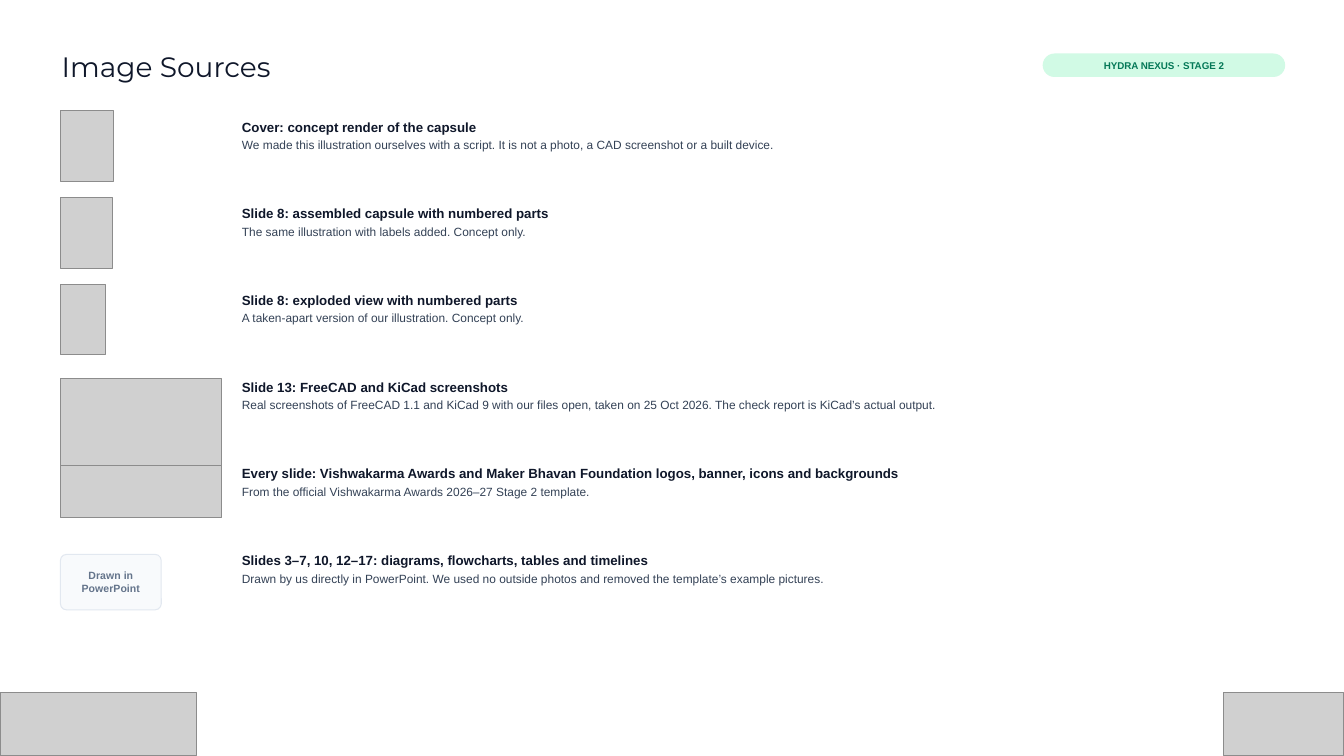
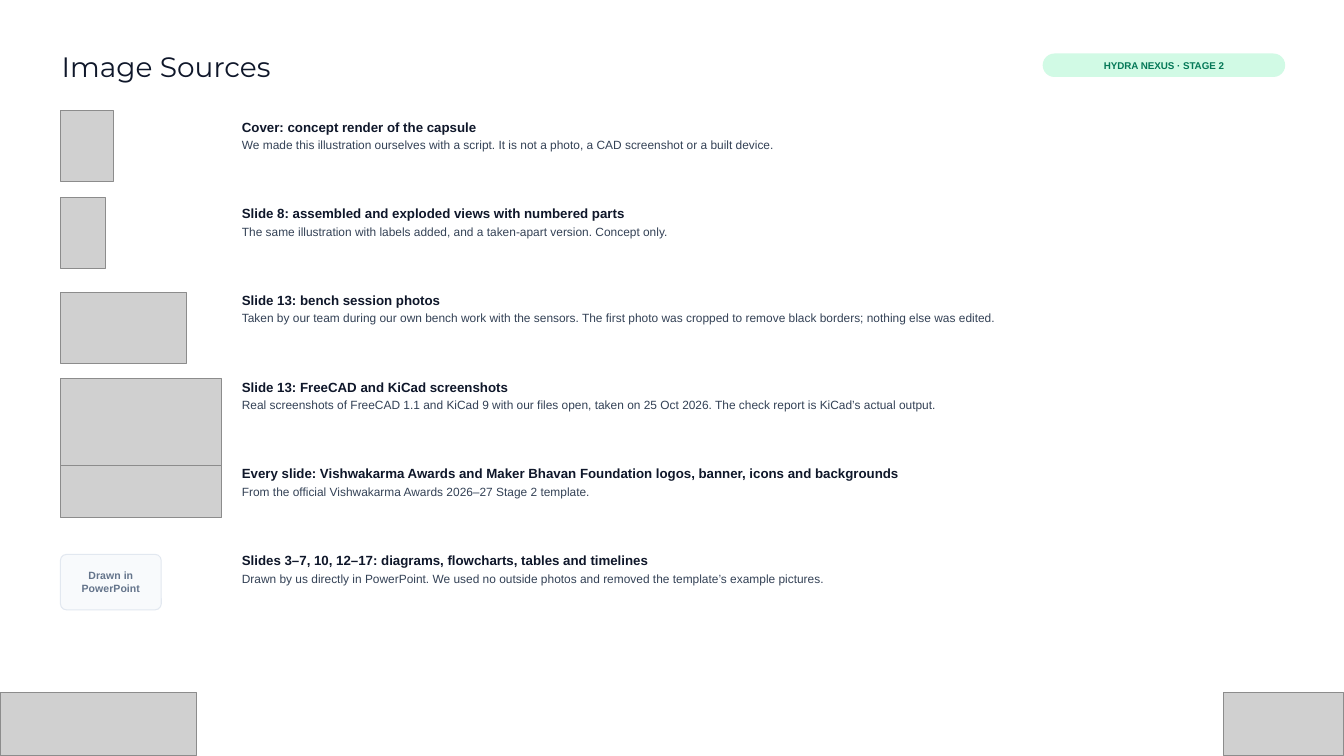
Before and after one commit to Abishekkishore-byte/hydra-nexus, a slide deck: slide 19 of docs/Hydra_Nexus_Vishwakarma_Stage2_Submission.pptx. Drawn at 1344x756 pixels with LibreOffice and Linux fonts; fonts in the diff are those of the drawing; grey boxes stand for pictures; background and template pictures are left out. Boxes give left, top, right and bottom in pixels: in the first picture for what was removed or moved away, otherwise in the second. Text is boxed around its words. In the diff, an @@ line names an element or a change of style, - is before the commit and + after.

```diff
--- a/docs/Hydra_Nexus_Vishwakarma_Stage2_Submission.pptx
+++ b/docs/Hydra_Nexus_Vishwakarma_Stage2_Submission.pptx
@@ picture resized from (x1=60, y1=198, x2=113, y2=268) to (x1=60, y1=198, x2=106, y2=268) @@
@@ text at (x1=242, y1=208, x2=667, y2=239): text changed @@
-Slide 8: assembled capsule with numbered parts
-The same illustration with labels added. Concept only.
+Slide 8: assembled and exploded views with numbered parts
+The same illustration with labels added, and a taken-apart version. Concept only.
@@ picture resized from (x1=60, y1=284, x2=106, y2=355) to (x1=60, y1=292, x2=187, y2=363) @@
@@ text at (x1=242, y1=295, x2=995, y2=325): text changed @@
-Slide 8: exploded view with numbered parts
-A taken-apart version of our illustration. Concept only.
+Slide 13: bench session photos
+Taken by our team during our own bench work with the sensors. The first photo was cropped to remove black borders; nothing else was edited.
```
Also in this commit, not shown: 2 other slides changed, 3 other files.
